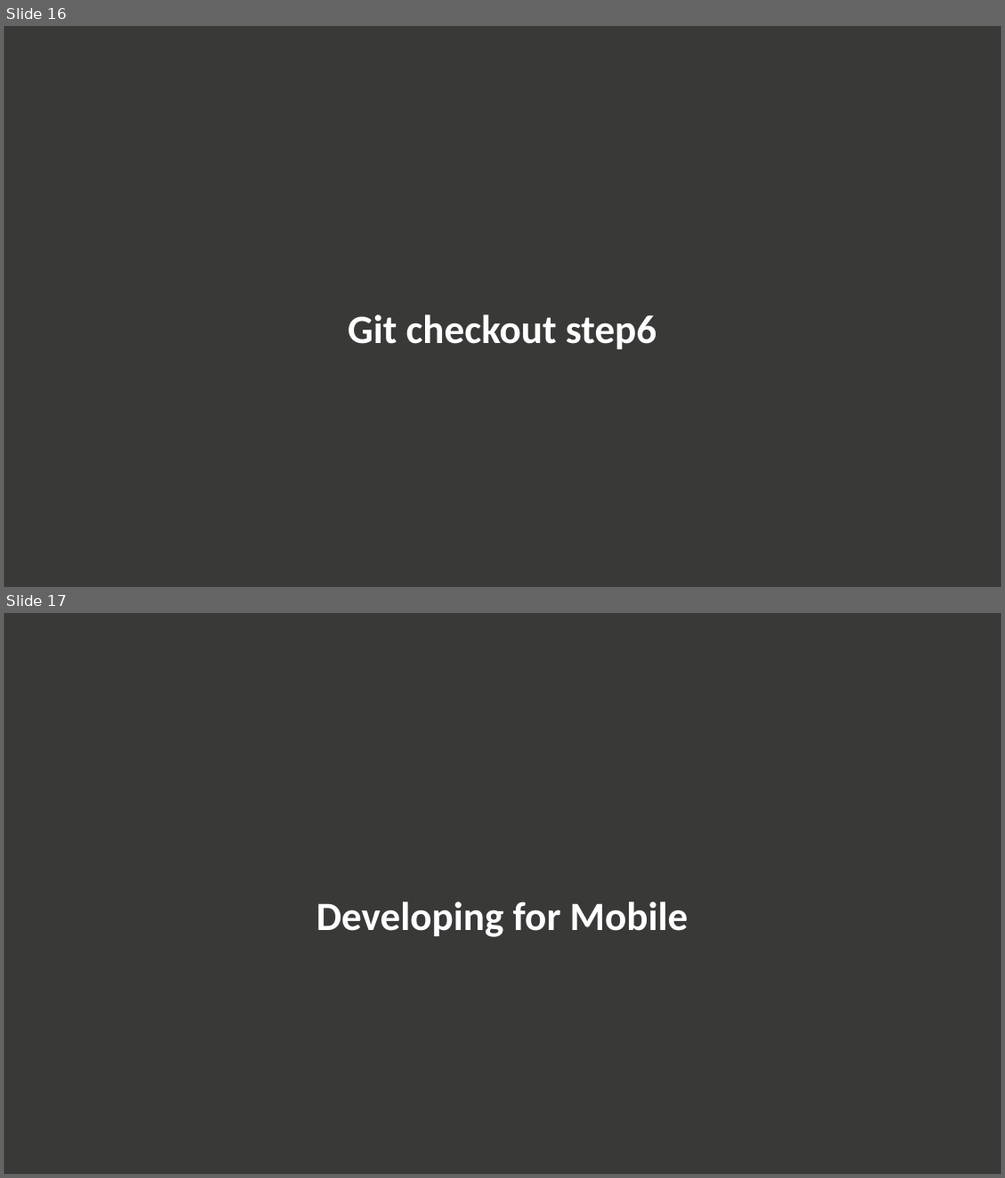
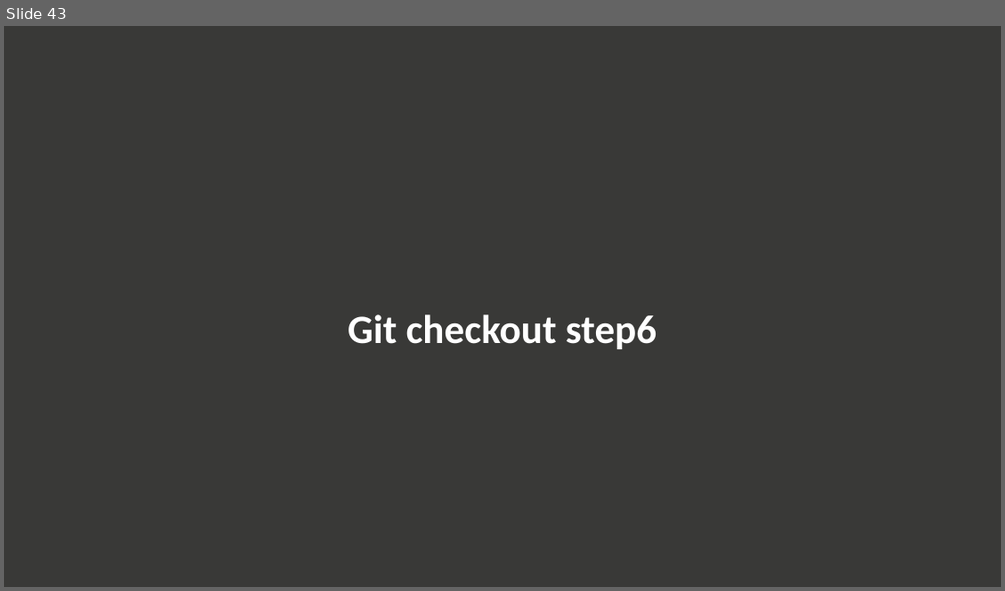
Before and after one commit to ldoguin/couchbase-mobile-android-workshop, a slide deck: AndroidWorkshopMasterDetailFlow.pptx. Shown one above the other, each under a label of ours: slides 16 and 17 before the commit, slide 43 after it. The pictures are 1005x1178 and 1005x591 pixels, drawn with LibreOffice and Linux fonts; fonts in the diff are those of the drawing; background and template pictures are left out. Boxes give left, top, right and bottom in pixels: in the first picture for what was removed or moved away, otherwise in the second. Text is boxed around its words. In the diff, an @@ line names an element or a change of style, - is before the commit and + after.

```diff
--- a/AndroidWorkshopMasterDetailFlow.pptx
+++ b/AndroidWorkshopMasterDetailFlow.pptx
@@ slide 17 removed at bbox=[4, 613, 1001, 1174], background #393937 @@
@@ title removed at bbox=[316, 901, 688, 937] @@
-Developing for Mobile
@@ what was slide 16 is now slide 43 @@
```
Also in this commit, not shown: 4 slides changed, 28 slides added, 46 other slides removed.
